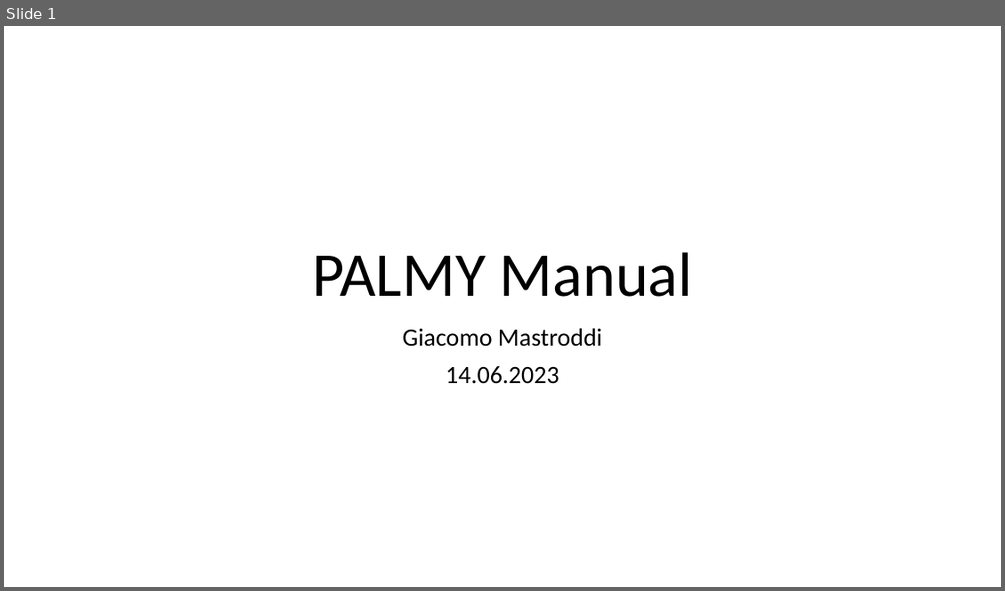
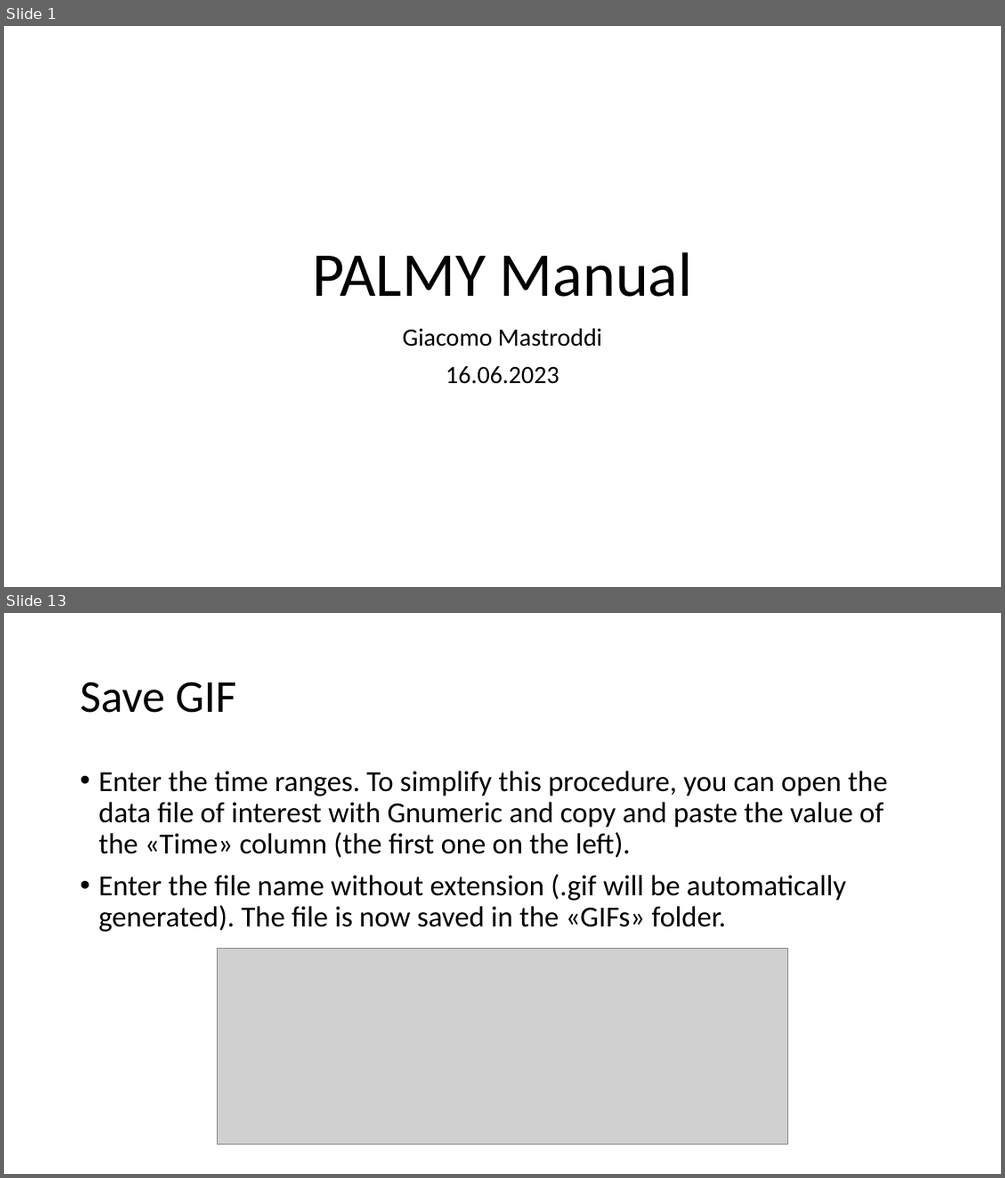
Before and after one commit to Jackmastro/Civil_Service, a slide deck: Documentation/PALMY_Manual.pptx. Shown one above the other, each under a label of ours: slide 1 before the commit, slides 1 and 13 after it; the slides between them are not shown. The pictures are 1005x591 and 1005x1178 pixels, drawn with LibreOffice and Linux fonts; fonts in the diff are those of the drawing; grey boxes stand for pictures. Boxes give left, top, right and bottom in pixels: in the first picture for what was removed or moved away, otherwise in the second. Text is boxed around its words. In the diff, an @@ line names an element or a change of style, - is before the commit and + after.

```diff
--- a/Documentation/PALMY_Manual.pptx
+++ b/Documentation/PALMY_Manual.pptx
@@ slide 13 added at bbox=[4, 613, 1001, 1174], background #FFFFFF @@
@@ title added at bbox=[80, 682, 237, 713], 44 pt, text #000000 @@
+Save GIF
@@ text added at bbox=[98, 771, 887, 932], 28 pt, text #000000 @@
+• Enter the time ranges. To simplify this procedure, you can open the data file of interest with Gnumeric and copy and paste the value of the «Time» column (the first one on the left).
+• Enter the file name without extension (.gif will be automatically generated). The file is now saved in the «GIFs» folder.
@@ picture added at bbox=[217, 949, 788, 1144] @@
@@ slide 1 changed as well @@
@@ subtitle at bbox=[445, 366, 559, 384]: text changed @@
-14.06.2023
+16.06.2023
```
Also in this commit, not shown: 14 other slides added, 6 other files.
